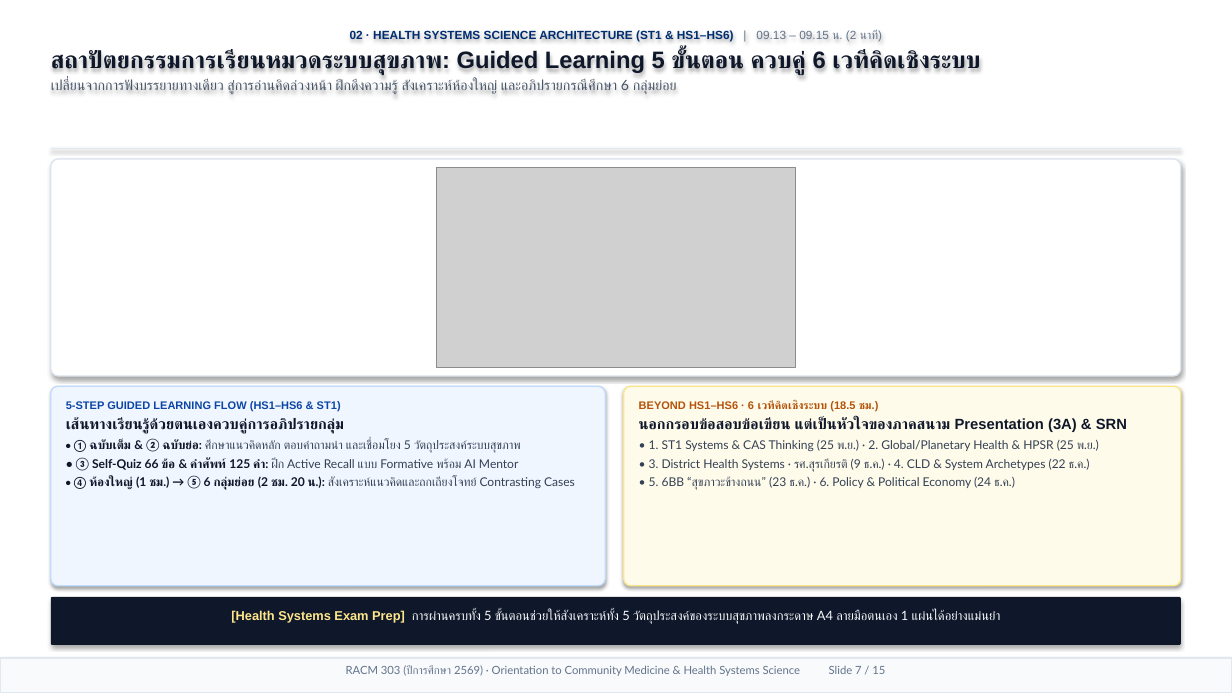
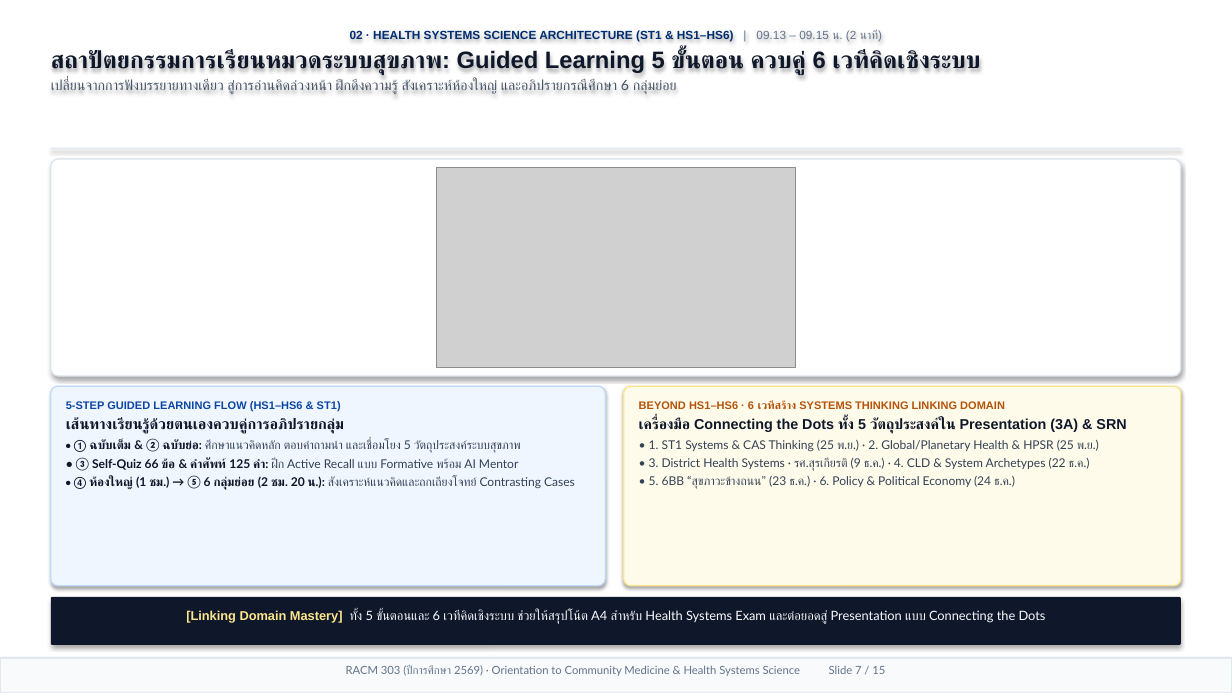
Before and after one commit to smartwoo/racm303-2569, a slide deck: slide 7 of exports/pptx/RACM303_2569_Orientation_Slides.pptx. Drawn at 1232x693 pixels with LibreOffice and Linux fonts; fonts in the diff are those of the drawing; grey boxes stand for pictures. Boxes give left, top, right and bottom in pixels: in the first picture for what was removed or moved away, otherwise in the second. Text is boxed around its words. In the diff, an @@ line names an element or a change of style, - is before the commit and + after.

```diff
--- a/exports/pptx/RACM303_2569_Orientation_Slides.pptx
+++ b/exports/pptx/RACM303_2569_Orientation_Slides.pptx
@@ text in rounded rectangle at bbox=[639, 400, 1126, 433]: text changed; size 11.5 to 11.2 pt @@
-BEYOND HS1–HS6 · 6 เวทีคิดเชิงระบบ (18.5 ชม.)
-นอกกรอบข้อสอบข้อเขียน แต่เป็นหัวใจของภาคสนาม Presentation (3A) & SRN
+BEYOND HS1–HS6 · 6 เวทีสร้าง SYSTEMS THINKING LINKING DOMAIN
+เครื่องมือ Connecting the Dots ทั้ง 5 วัตถุประสงค์ใน Presentation (3A) & SRN
@@ text in rounded rectangle at bbox=[186, 610, 1046, 624]: text changed @@
-[Health Systems Exam Prep] การผ่านครบทั้ง 5 ขั้นตอนช่วยให้สังเคราะห์ทั้ง 5 วัตถุประสงค์ของระบบสุขภาพลงกระดาษ A4 ลายมือตนเอง 1 แผ่นได้อย่างแม่นยำ
+[Linking Domain Mastery] ทั้ง 5 ขั้นตอนและ 6 เวทีคิดเชิงระบบ ช่วยให้สรุปโน้ต A4 สำหรับ Health Systems Exam และต่อยอดสู่ Presentation แบบ Connecting the Dots
```
Also in this commit, not shown: 6 other slides changed, 5 other files.
